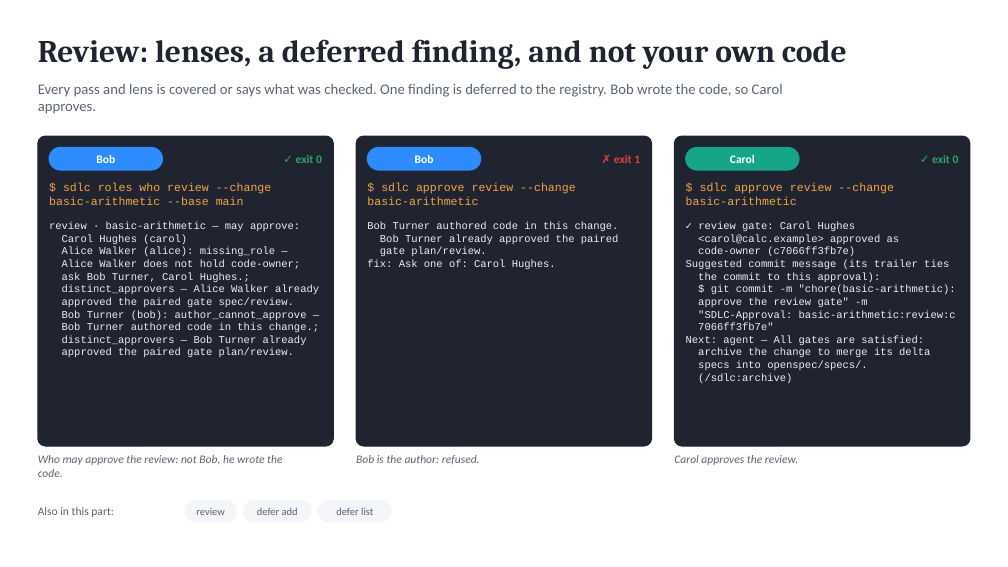
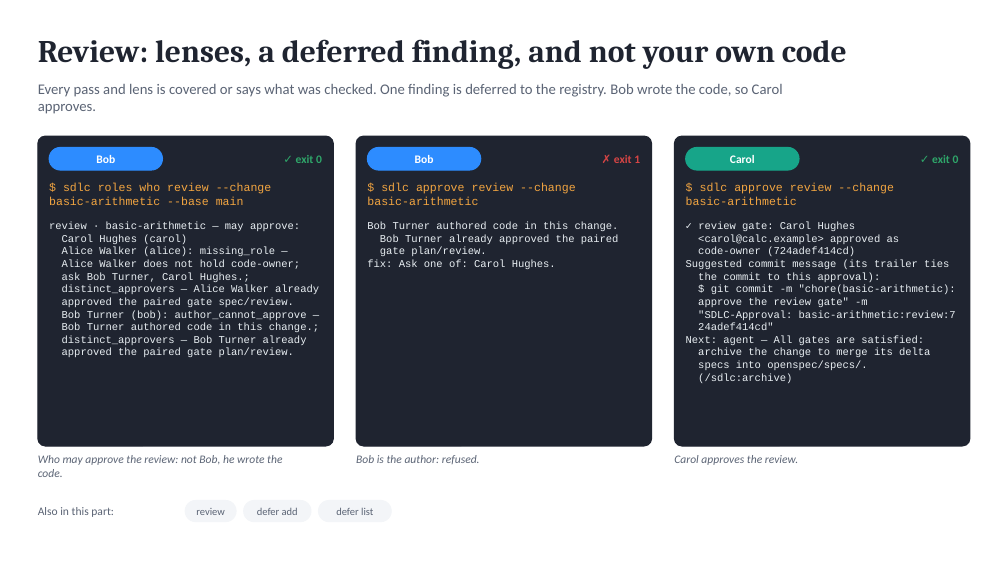
Before and after one commit to marin-ai-tech/sdlc, a slide deck: slide 12 of docs/demo/sdlc-calculator-demo.en.pptx. Drawn at 1008x567 pixels with LibreOffice and Linux fonts; fonts in the diff are those of the drawing. Boxes give left, top, right and bottom in pixels: in the first picture for what was removed or moved away, otherwise in the second. Text is boxed around its words. In the diff, an @@ line names an element or a change of style, - is before the commit and + after.

Commit message:
fix: the Next: line and the status line are as fresh as sdlc next (0.15.3)
- After a later code change and a new sdlc verify, the Next: line said
  "archive" while a code owner had to re-approve the review, and the
  status line said "Done" while the code was unverified. The Next: line,
  the status line, sdlc instructions and the waits recorded by sdlc events
  evaluated the change without the worktree fingerprint and trusted the
  recorded verification and approvals. They now check it, as sdlc next
  and sdlc status do; the status line takes about 0.3 s longer.
- The gate.<g>.awaiting event is now recorded for a review approval that
  went stale after a code change.

SDLC-Agent: claude-code

```diff
--- a/docs/demo/sdlc-calculator-demo.en.pptx
+++ b/docs/demo/sdlc-calculator-demo.en.pptx
@@ text at [698,247,855,256]: text changed @@
-code-owner (c7066ff3fb7e)
+code-owner (724adef414cd)
@@ text at [698,310,956,330]: text changed @@
-"SDLC-Approval: basic-arithmetic:review:c
-7066ff3fb7e"
+"SDLC-Approval: basic-arithmetic:review:7
+24adef414cd"
```
Also in this commit, not shown: 5 other slides changed, 35 other files.
